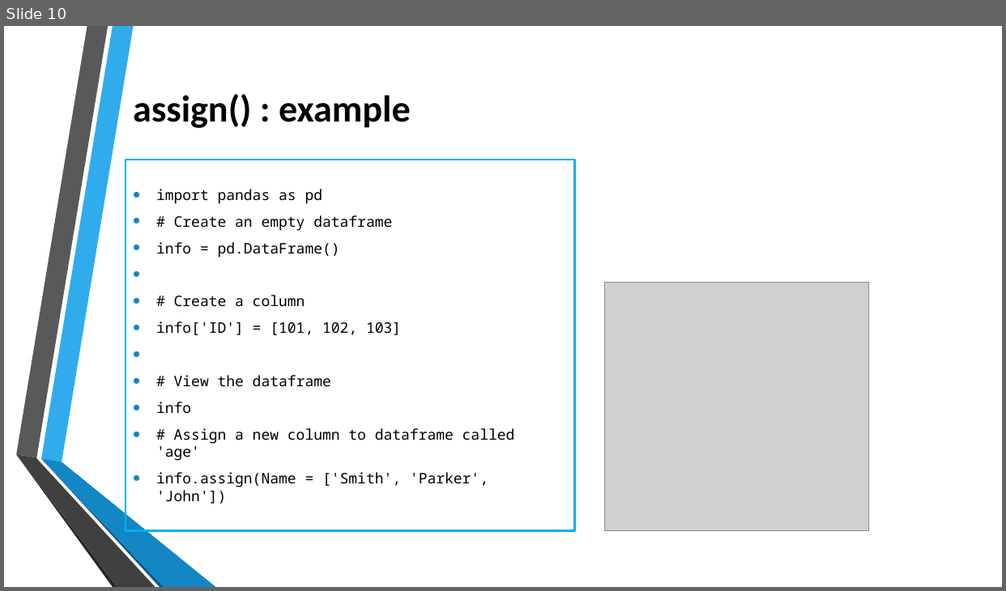
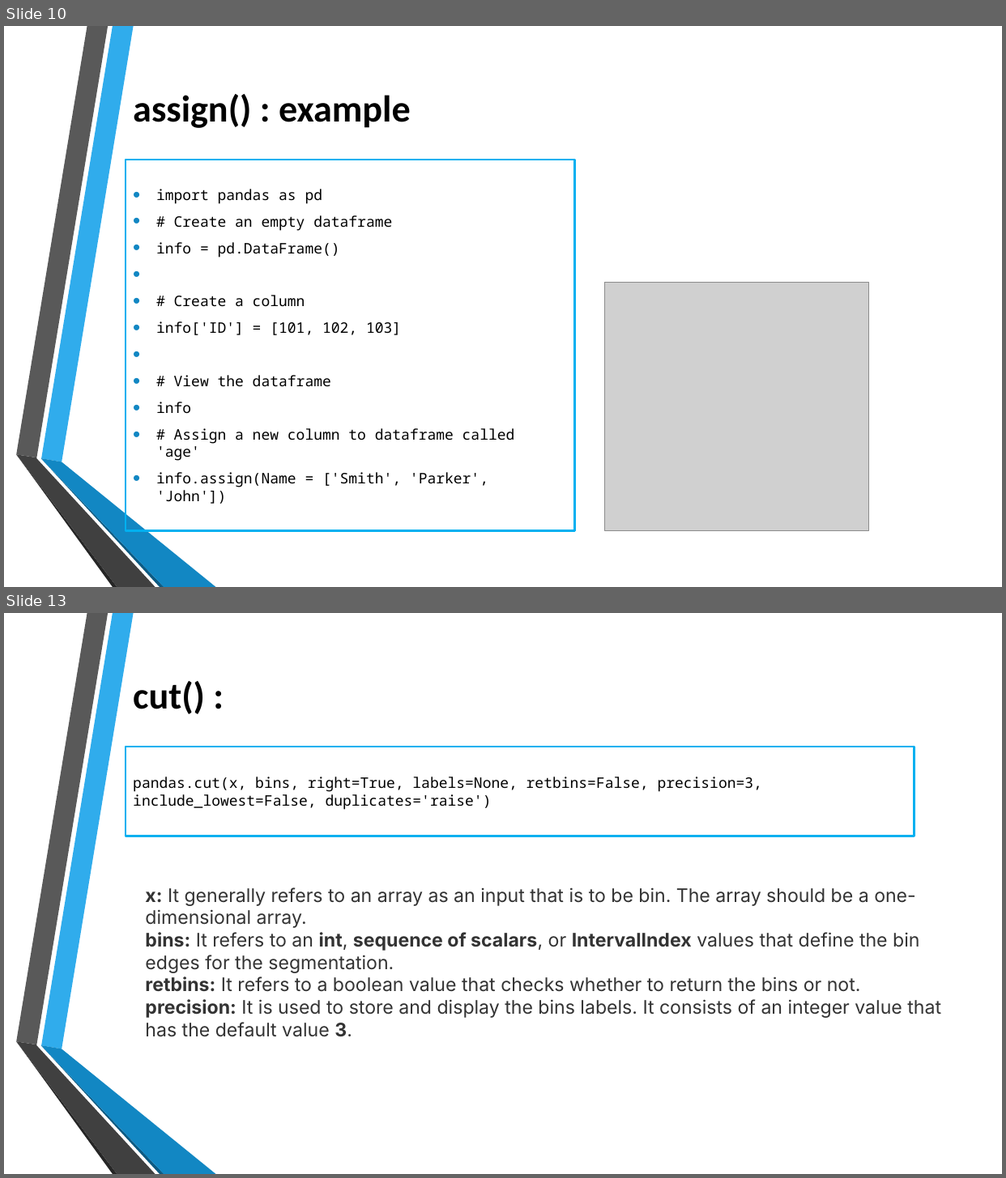
Before and after one commit to thetnaingtunerp/dax, a slide deck: PythonDAX/2 Data Analysis Pandas Function.pptx. Shown one above the other, each under a label of ours: slide 10 before the commit, slides 10 and 13 after it; the slides between them are not shown. The pictures are 1006x591 and 1006x1178 pixels, drawn with LibreOffice and Linux fonts; fonts in the diff are those of the drawing; grey boxes stand for pictures; background and template pictures are left out. Boxes give left, top, right and bottom in pixels: in the first picture for what was removed or moved away, otherwise in the second. Text is boxed around its words. In the diff, an @@ line names an element or a change of style, - is before the commit and + after.

```diff
--- a/PythonDAX/2 Data Analysis Pandas Function.pptx
+++ b/PythonDAX/2 Data Analysis Pandas Function.pptx
@@ slide 13 added at (4, 613, 1002, 1174), background picture (left out); not listed: 6 template elements that a slide beside it also shows @@
@@ title added at (133, 681, 205, 714), 36 pt, text #000000, bold @@
+cut() :
@@ text added at (126, 747, 914, 837), outline #00B0F0 2.25 pt, 14 pt, text #000000 @@
+pandas.cut(x, bins, right=True, labels=None, retbins=False, precision=3, include_lowest=False, duplicates='raise')
@@ text added at (145, 888, 941, 1037), 18 pt, text #333333 @@
+x: It generally refers to an array as an input that is to be bin. The array should be a one-dimensional array.
+bins: It refers to an int, sequence of scalars, or IntervalIndex values that define the bin edges for the segmentation.
+retbins: It refers to a boolean value that checks whether to return the bins or not.
+precision: It is used to store and display the bins labels. It consists of an integer value that has the default value 3.
```
Also in this commit, not shown: 2 other slides added, 1 other file.
